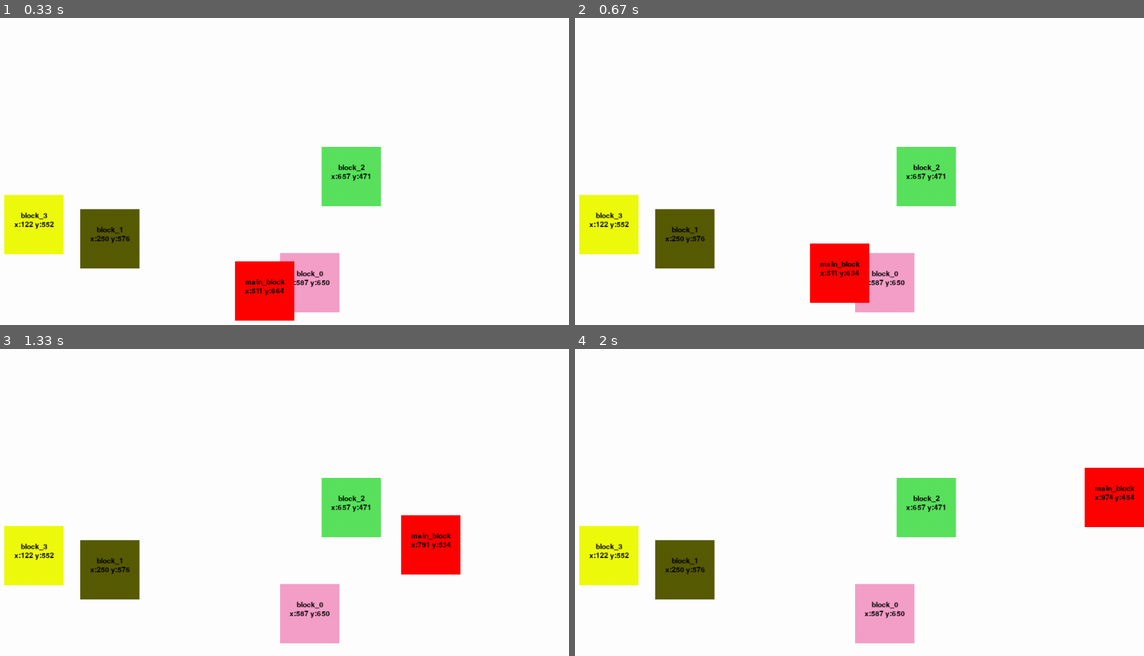
Above: before the commit, frames 1-4 (two rows, left to right).
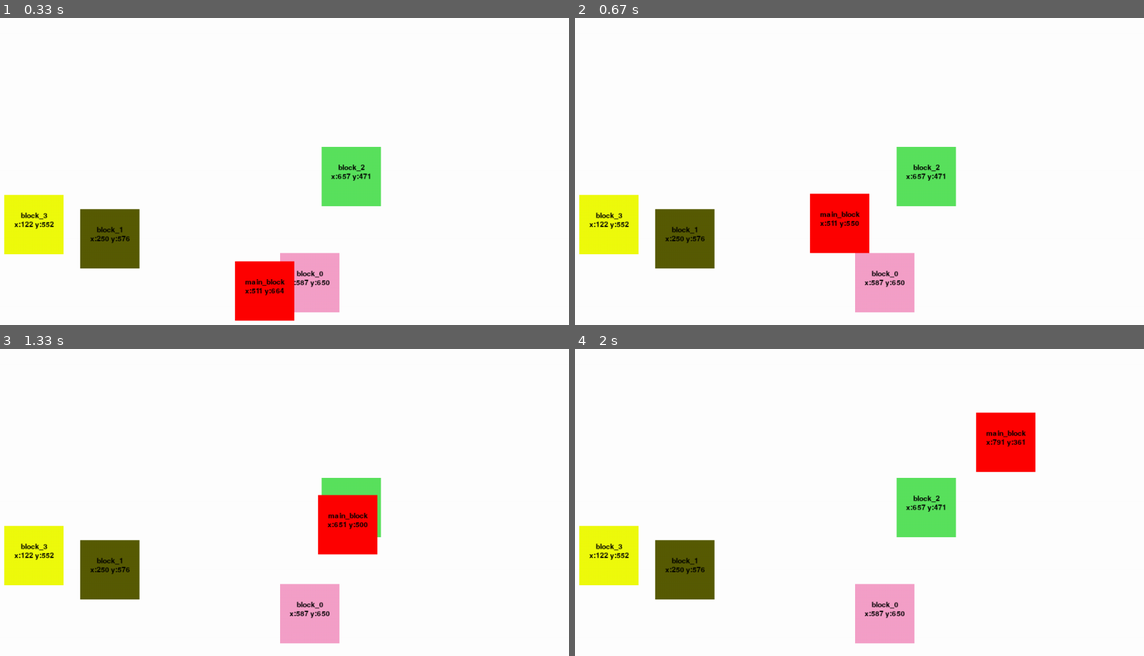
Above: after the commit, the same moments.

Repository: esserafael/python-learning-stuff
Game: pygame game, started from PyGame/collision.py
Two runs of this game, one before a commit and one after it. Both use one fixed random seed, a clock stepped at 60 frames per second and the inputs below.
Inputs:
- Up to frame 1 (0.33 s): no input
- Up to frame 2 (0.67 s): tap W at 0.33 s
- Up to frame 3 (1.33 s): hold Right 0.67-1.13 s; hold Up from 1.17 s (still down)
- Up to frame 4 (2 s): release Up at 1.47 s; hold Right 1.5-1.97 s

Frame 1 is identical in both runs. In frame 2, 3.4% of the frame differs, in the area x 41-52%, y 57-93%; in frame 3, 4.1%, in the area x 55-82%, y 47-74%; in frame 4, 4.1%.

Commit message:
Some very basic one sided collision detection

Diff:
--- a/PyGame/collision.py
+++ b/PyGame/collision.py
@@ -18,9 +18,11 @@
     def __init__(self, name: str, pos: FormDataPosition, size: FormDataSize, center: FormDataPosition, color: tuple):
         self.name = name
         self.pos = pos
+        self.posbef = FormDataPosition(pos.x, pos.y)
         self.size = size
-        self.center = center
+        self.center = pos.x + size.width / 2, pos.y + size.height / 2
         self.color = color
+        self.centersum = center.x + center.y
 
 
 pygame.init()
@@ -72,10 +74,11 @@
     main_form_height = 100
     main_form_x_change = 0
     main_form_y_change = 0
-    main_form_move_speed = 10
+    main_form_move_speed = 5
 
     #other_forms = []
     total_other_forms = 4
+    other_forms_centersum = []
 
     #total_forms_generated = 0
     #while total_forms_generated < total_other_forms:
@@ -120,8 +123,11 @@
                 elif event.key == pygame.K_UP or event.key == pygame.K_DOWN or event.key == pygame.K_w or event.key == pygame.K_s:
                     main_form_y_change = 0
 
+        #print(event)
+
         gameDisplay.fill(white)
 
+        main_block.posbef = main_block.pos
         main_block.pos = FormDataPosition(main_block.pos.x + main_form_x_change, main_block.pos.y + main_form_y_change)
 
         #"""
@@ -139,15 +145,43 @@
             main_block.pos.y = 0
         #"""
 
+        main_block.center = FormDataPosition(round(main_block.pos.x + main_block.size.width / 2), round(main_block.pos.y + main_block.size.height / 2))
+        main_block.centersum = main_block.center.x + main_block.center.y
+
         if other_forms:
             for form in other_forms:
                 form.center = FormDataPosition(round(form.pos.x + form.size.width / 2), round(form.pos.y + form.size.height / 2))
+                form.centersum = form.center.x + form.center.y
+                #other_forms_centersum.append(form.centersum)
+                #print(form.centersum)
                 draw_block(form)
+                if (main_block.pos.x >= form.pos.x and
+                        main_block.pos.x <= form.pos.x + form.size.width -1 and
+                        main_block.pos.y >= form.pos.y and
+                        main_block.pos.y <= form.pos.y + form.size.height -1):
 
-        main_block.center = FormDataPosition(round(main_block.pos.x + main_block.size.width / 2), round(main_block.pos.y + main_block.size.height / 2))
+                    if main_block.posbef.x >= form.pos.x + form.size.width:
+                        print("Opax")
+                        main_block.pos.x = form.pos.x + form.size.width
+                    elif main_block.posbef.y >= form.pos.y + form.size.height:
+                        print("Opay")
+                        main_block.pos.y = form.pos.y + form.size.height
+
+                if (main_block.pos.x <= form.pos.x and
+                        main_block.pos.x + main_block.size.width >= form.pos.x and
+                        main_block.pos.y <= form.pos.y and
+                        main_block.pos.y + main_block.size.height >= form.pos.y):
+                    if main_block.posbef.x + main_block.size.width <= form.pos.x:
+
+                        main_block.pos.x = form.pos.x - main_block.size.width
+                    if main_block.posbef.y + main_block.size.height >= form.pos.y:
+
+                        main_block.pos.y = form.pos.y - main_block.size.height
+
+
+
+        print("--")
         draw_block(main_block)
-
-        #print(blocks_generated)
 
         pygame.display.update()
         clock.tick(clock_ticks)
